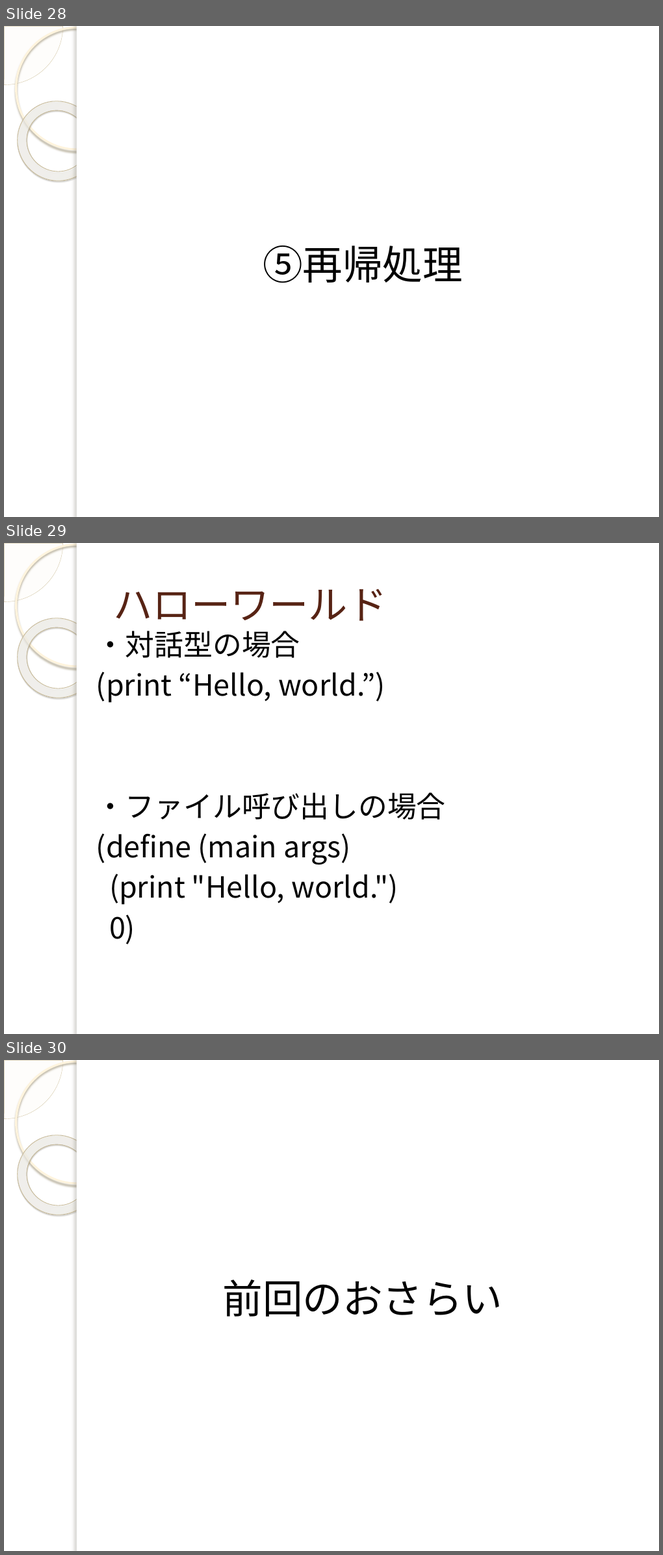
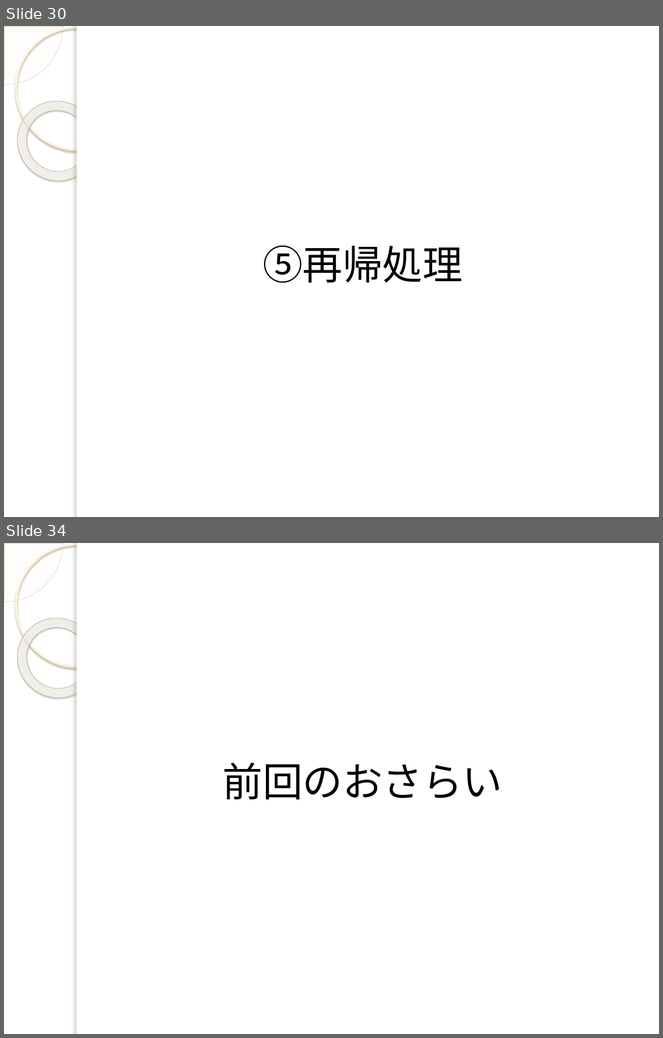
Before and after one commit to yuridonus/FEstudy, a slide deck: scheme.pptx. Shown one above the other, each under a label of ours: slides 28, 29 and 30 before the commit, slides 30 and 34 after it; the slides between them are not shown. The pictures are 663x1555 and 663x1038 pixels, drawn with LibreOffice and Linux fonts; fonts in the diff are those of the drawing; background and template pictures are left out. Boxes give left, top, right and bottom in pixels: in the first picture for what was removed or moved away, otherwise in the second. Text is boxed around its words. In the diff, an @@ line names an element or a change of style, - is before the commit and + after.

```diff
--- a/scheme.pptx
+++ b/scheme.pptx
@@ slide 29 removed at [4,543,659,1034], background picture (left out); not listed: 5 template elements that a slide beside it also shows @@
@@ title removed at [113,589,387,621] @@
-ハローワールド
@@ text removed at [96,631,446,945] @@
-・対話型の場合
-(print “Hello, world.”)
-・ファイル呼び出しの場合
-(define (main args)
-(print "Hello, world.")
-0)
@@ what was slide 28 is now slide 30 @@
@@ what was slide 30 is now slide 34 @@
```
Also in this commit, not shown: 3 slides changed, 5 slides added.
